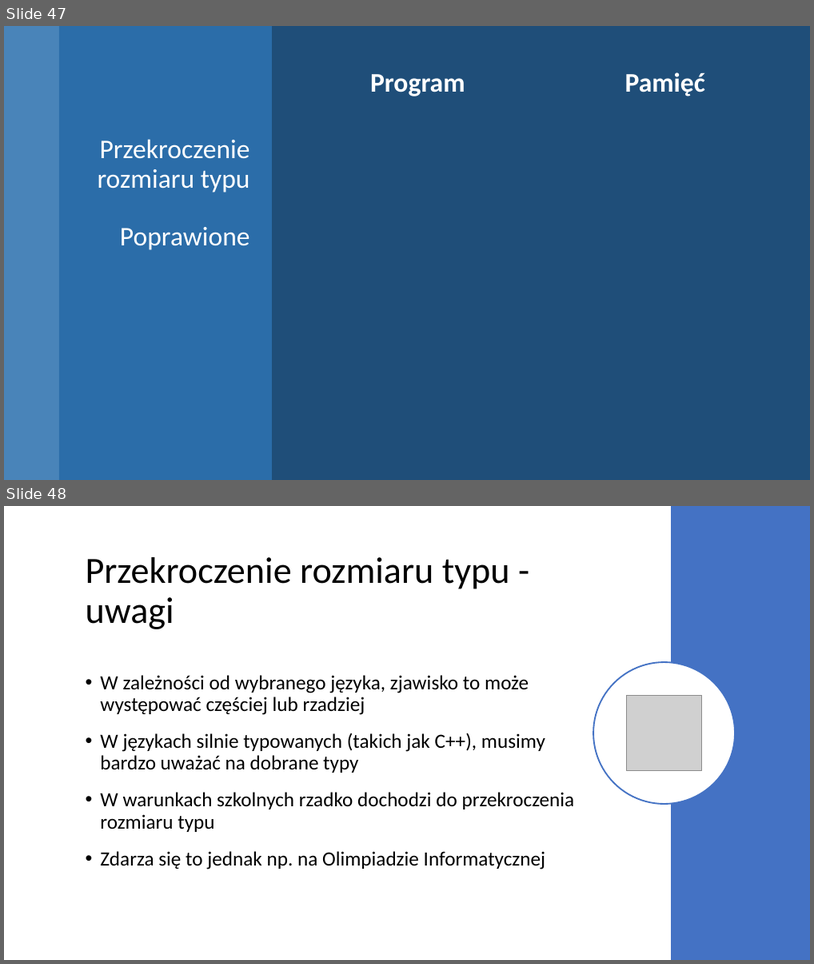
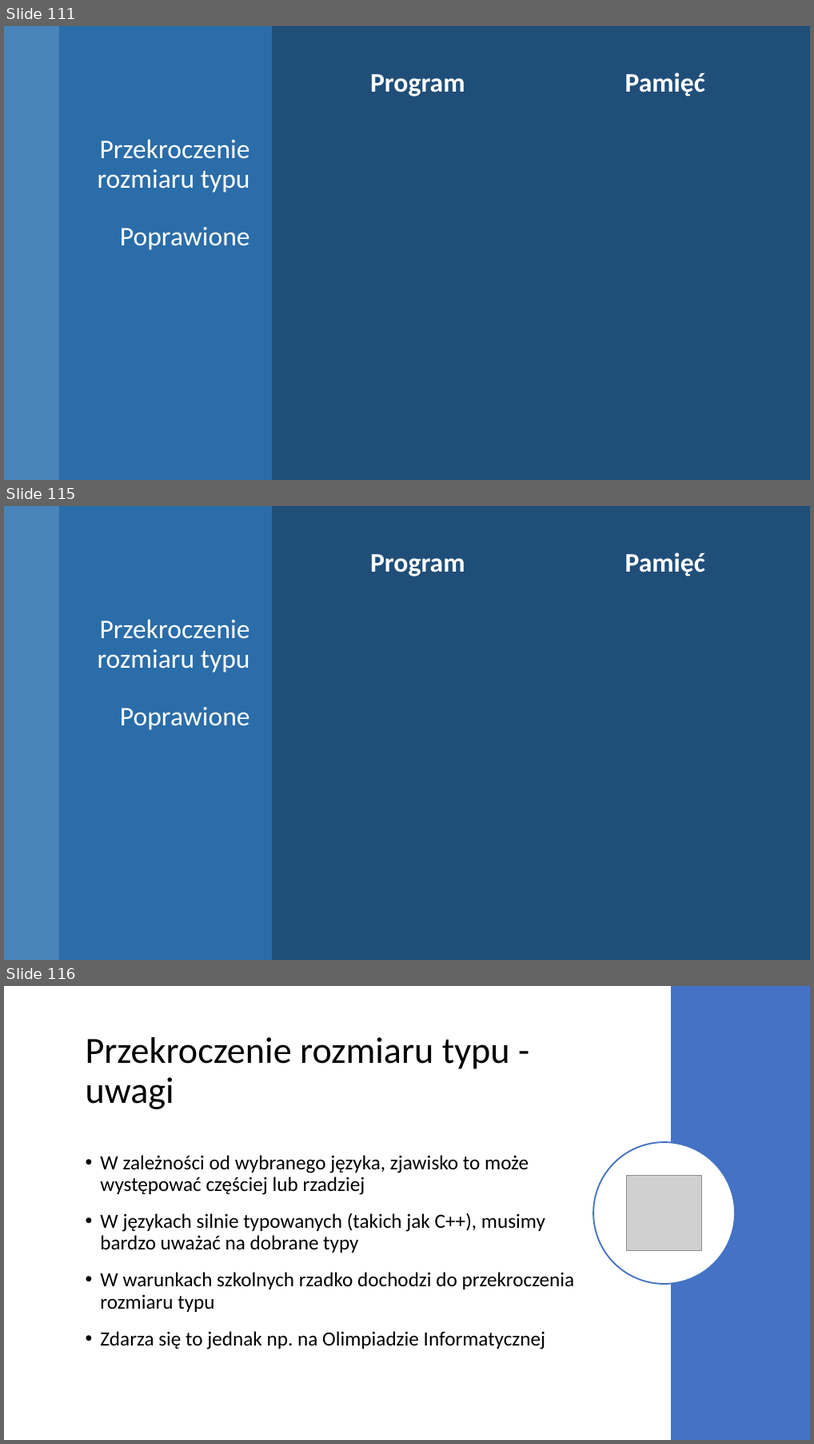
Before and after one commit to blackbat13/CS-HTiEW, a slide deck: Wprowadzenie do zmiennych/II. Wprowadzenie do zmiennych/Zmienne w Pamięci - Ćwiczenia.odp. Shown one above the other, each under a label of ours: slides 47 and 48 before the commit, slides 111, 115 and 116 after it; the slides between them are not shown. The pictures are 814x964 and 814x1444 pixels, drawn with LibreOffice and Linux fonts; fonts in the diff are those of the drawing; grey boxes stand for pictures. Boxes give left, top, right and bottom in pixels: in the first picture for what was removed or moved away, otherwise in the second. Text is boxed around its words. In the diff, an @@ line names an element or a change of style, - is before the commit and + after.

```diff
--- a/Wprowadzenie do zmiennych/II. Wprowadzenie do zmiennych/Zmienne w Pamięci - Ćwiczenia.odp
+++ b/Wprowadzenie do zmiennych/II. Wprowadzenie do zmiennych/Zmienne w Pamięci - Ćwiczenia.odp
@@ slide 115 added at [4, 506, 810, 960], background #1F4E79 @@
@@ freeform shape added at [4, 506, 59, 960], fill #5B9BD5 at 70% opacity @@
@@ freeform shape added at [59, 506, 272, 960], fill #2E75B6 at 80% opacity @@
@@ text added at [626, 552, 706, 576], 32 pt, text #FFFFFF, bold @@
+Pamięć
@@ text added at [370, 554, 466, 576], 32 pt, text #FFFFFF, bold @@
+Program
@@ title added at [98, 619, 250, 730], 32 pt, text #FFFFFF @@
+Przekroczenie rozmiaru typu
+Poprawione
@@ what was slide 47 is now slide 111 @@
@@ what was slide 48 is now slide 116 @@
```
Also in this commit, not shown: 83 other slides added, 1 other file.
